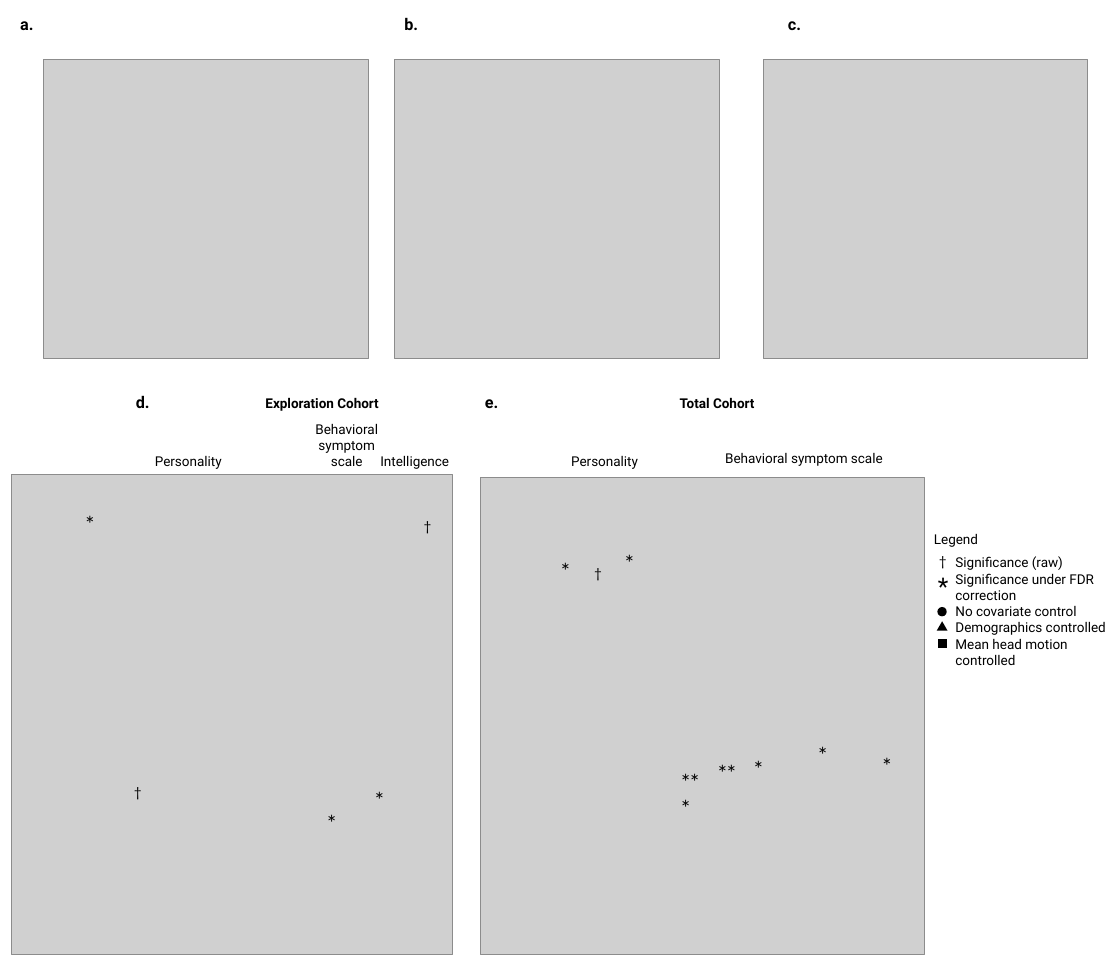
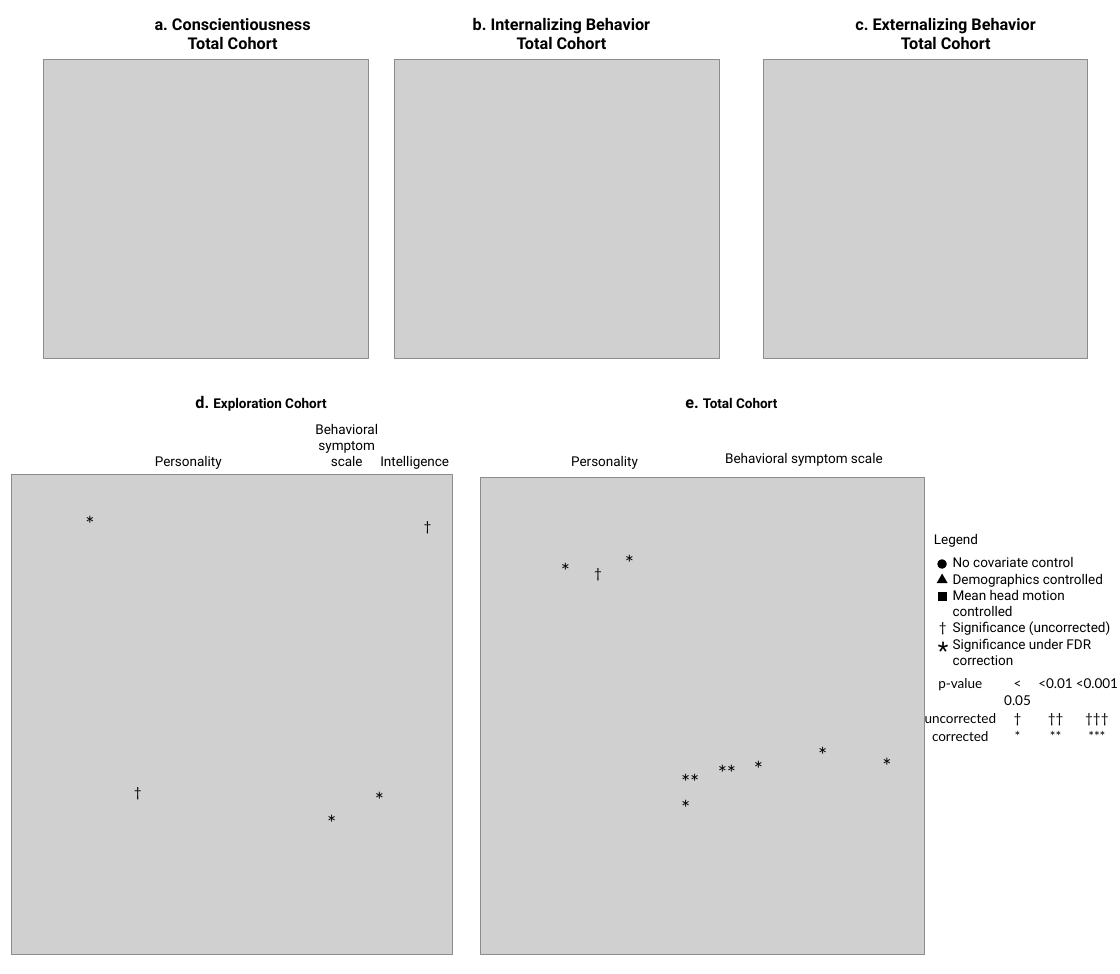
Before and after one commit to braindynamicslab/edge_time_series_mapper, a slide deck: slide 1 of fig_polished/fig_6_brain_behavior_correlation.pptx. Drawn at 1120x974 pixels with LibreOffice and Linux fonts; fonts in the diff are those of the drawing; grey boxes stand for pictures. Boxes give left, top, right and bottom in pixels: in the first picture for what was removed or moved away, otherwise in the second. Text is boxed around its words. In the diff, an @@ line names an element or a change of style, - is before the commit and + after.

```diff
--- a/fig_polished/fig_6_brain_behavior_correlation.pptx
+++ b/fig_polished/fig_6_brain_behavior_correlation.pptx
@@ text at (155, 18, 311, 49): text changed @@
-a.
+a. Conscientiousness
+Total Cohort
@@ text at (473, 17, 650, 49): text changed @@
-b.
+b. Internalizing Behavior
+Total Cohort
@@ text at (855, 17, 1035, 49): text changed @@
-c.
+c. Externalizing Behavior
+Total Cohort
@@ text "d. Exploration Cohort" at (195, 395, 326, 411): alignment left to centre @@
@@ text "d. Exploration Cohort": place and size @@
-text "d. Exploration Cohort" at (136, 395, 378, 411)
+text "d. Exploration Cohort" at (195, 395, 326, 411)
@@ text "e. Total Cohort": place and size @@
-text "e. Total Cohort" at (485, 398, 754, 408)
+text "e. Total Cohort" at (685, 398, 777, 408)
@@ text "e. Total Cohort" at (685, 398, 777, 408): alignment left to centre @@
@@ ellipse: place and size @@
-ellipse at (939, 608, 946, 615)
+ellipse at (939, 560, 946, 567)
@@ text at (955, 556, 1094, 600): paragraphs removed @@
-Significance (raw)
-Significance under FDR correction
@@ rectangle: place and size @@
-rectangle at (939, 640, 946, 647)
+rectangle at (939, 592, 946, 599)
@@ triangle: place and size @@
-triangle at (939, 623, 947, 630)
+triangle at (939, 576, 947, 582)
@@ text "†": place and size @@
-text "†" at (929, 548, 953, 575)
+text "†" at (929, 615, 953, 641)
@@ text at (953, 621, 1110, 665): paragraphs added @@
+Significance (uncorrected)
+Significance under FDR correction
@@ text "*": place and size @@
-text "*" at (928, 566, 952, 605)
+text "*" at (928, 630, 952, 669)
@@ table added at (923, 675, 1120, 745), 3 rows, 4 columns @@
+p-value | < 0.05 | <0.01 | <0.001
+uncorrected | † | †† | †††
+corrected | * | ** | ***
```
Also in this commit, not shown: 28 other files.
